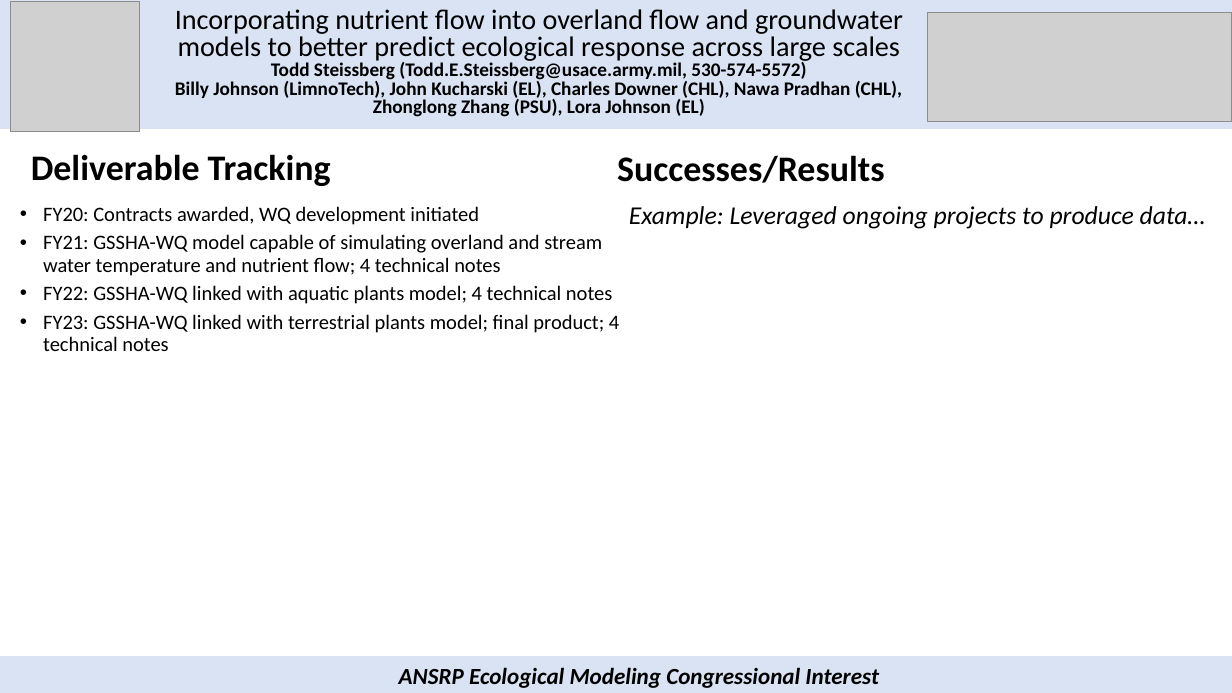
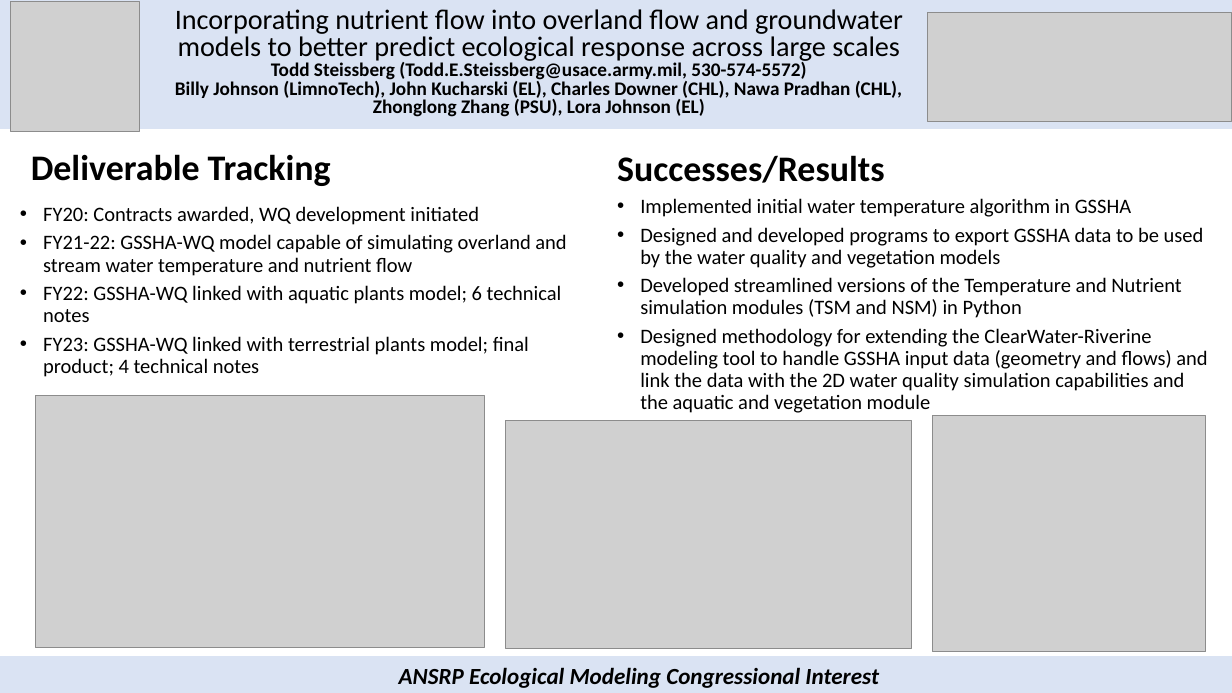
Before and after one commit to EcohydrologyTeam/Share, a slide deck: slide 3 of ANSRP-EcoMod-IPR/2021-10-19 Ecofutures IPR/Steissberg - ANSRP Eco Mod_IPR_FY22.pptx. Drawn at 1232x693 pixels with LibreOffice and Linux fonts; fonts in the diff are those of the drawing; grey boxes stand for pictures. Boxes give left, top, right and bottom in pixels: in the first picture for what was removed or moved away, otherwise in the second. Text is boxed around its words. In the diff, an @@ line names an element or a change of style, - is before the commit and + after.

```diff
--- a/ANSRP-EcoMod-IPR/2021-10-19 Ecofutures IPR/Steissberg - ANSRP Eco Mod_IPR_FY22.pptx
+++ b/ANSRP-EcoMod-IPR/2021-10-19 Ecofutures IPR/Steissberg - ANSRP Eco Mod_IPR_FY22.pptx
@@ text at [640,198,1207,413]: text changed; size 20 to 16 pt; italic off @@
-Example: Leveraged ongoing projects to produce data…
+  • Implemented initial water temperature algorithm in GSSHA
+  • Designed and developed programs to export GSSHA data to be used by the water quality and vegetation models
+  • Developed streamlined versions of the Temperature and Nutrient simulation modules (TSM and NSM) in Python
+  • Designed methodology for extending the ClearWater-Riverine modeling tool to handle GSSHA input data (geometry and flows) and link the data with the 2D water quality simulation capabilities and the aquatic and vegetation module
@@ text at [43,234,566,322]: text changed @@
-  • FY21: GSSHA-WQ model capable of simulating overland and stream water temperature and nutrient flow; 4 technical notes
-  • FY22: GSSHA-WQ linked with aquatic plants model; 4 technical notes
+  • FY21-22: GSSHA-WQ model capable of simulating overland and stream water temperature and nutrient flow
+  • FY22: GSSHA-WQ linked with aquatic plants model; 6 technical notes
@@ picture added at [35,396,484,648] @@
@@ picture added at [933,416,1206,652] @@
@@ picture added at [506,421,911,649] @@
```
Also in this commit, not shown: 2 other slides changed.
